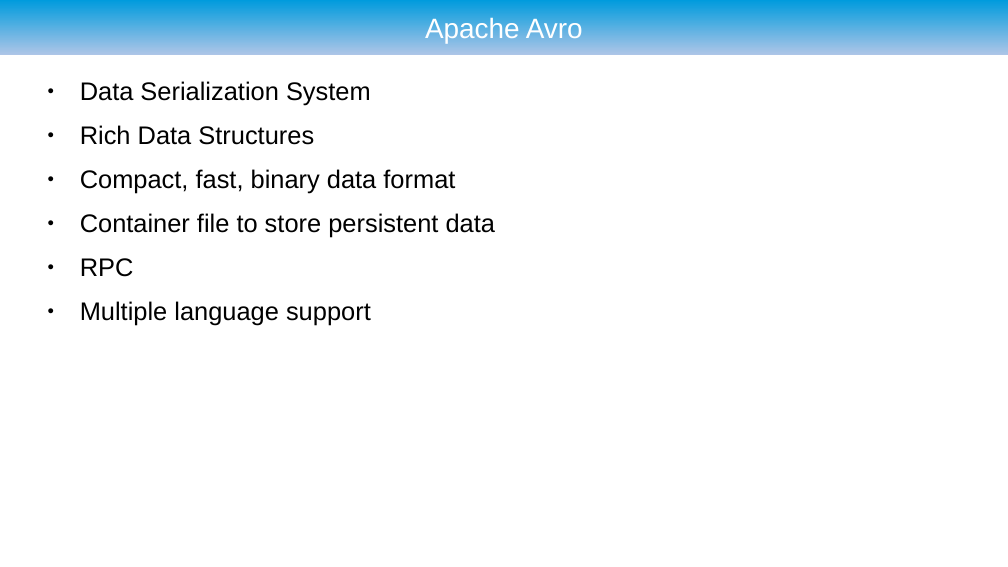
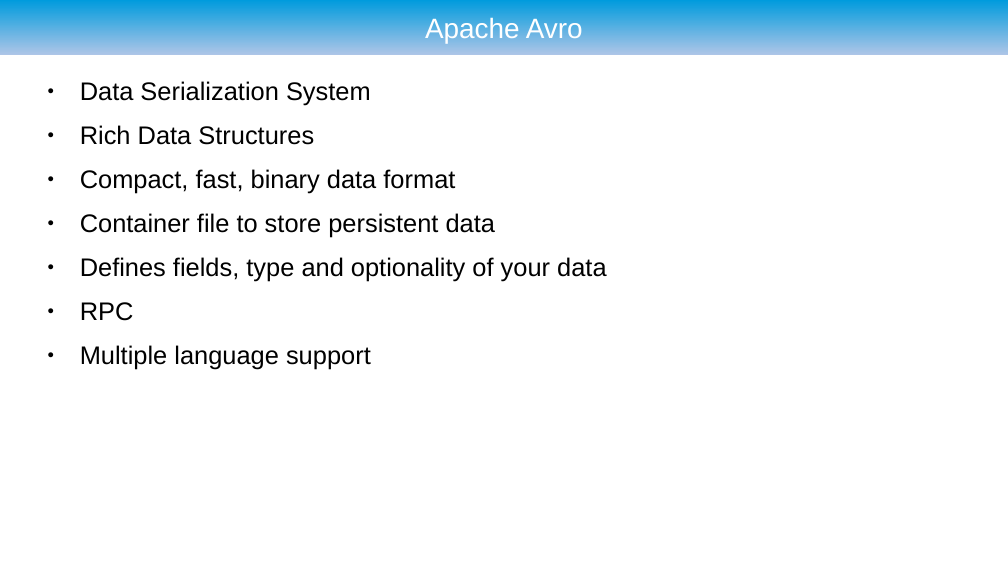
Before and after one commit to ryzlab/kafka-kompetensdag, a slide deck: slide 46 of doc/presentation-umejug.odp. Drawn at 1008x567 pixels with LibreOffice and Linux fonts; fonts in the diff are those of the drawing; background and template pictures are left out. Boxes give left, top, right and bottom in pixels: in the first picture for what was removed or moved away, otherwise in the second. Text is boxed around its words. In the diff, an @@ line names an element or a change of style, - is before the commit and + after.

```diff
--- a/doc/presentation-umejug.odp
+++ b/doc/presentation-umejug.odp
@@ text at box(80, 257, 606, 282): paragraph added @@
+● Defines fields, type and optionality of your data
```
Also in this commit, not shown: 4 other slides changed, 1 slide added, 12 other files.
